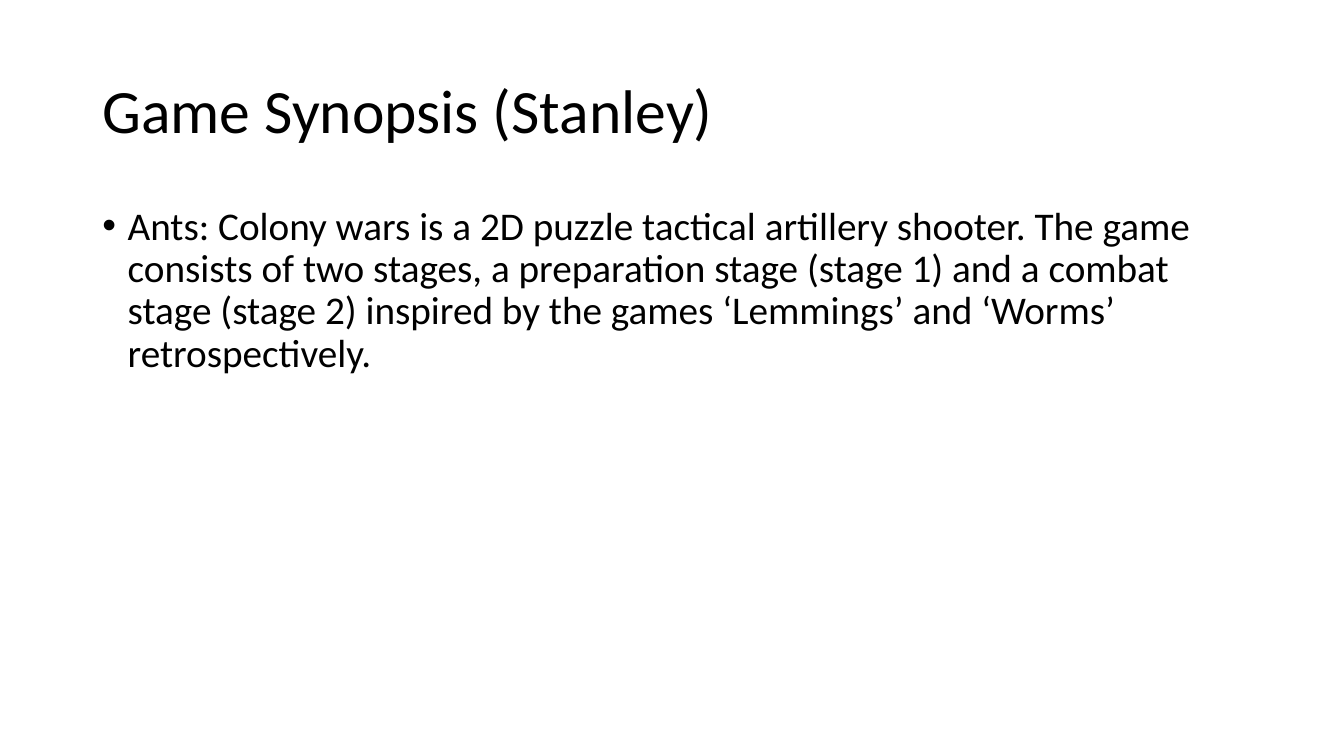
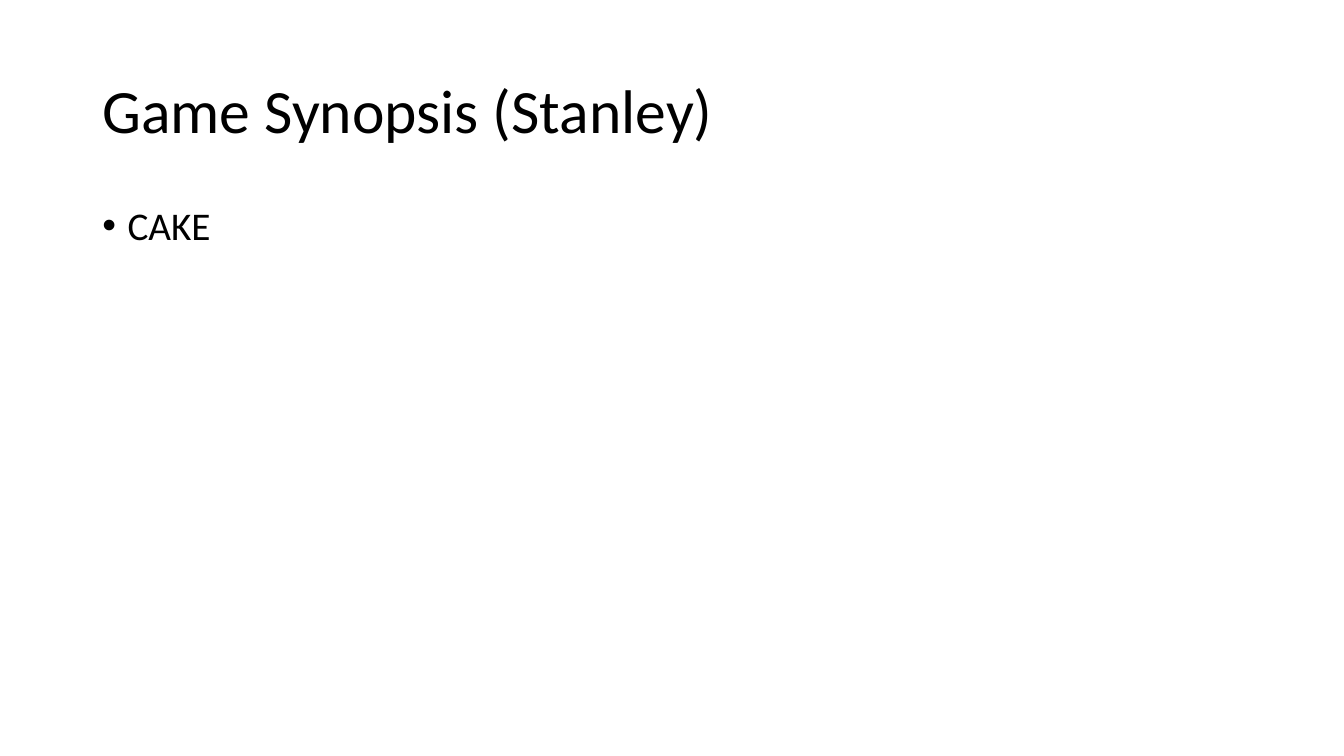
Before and after one commit to DannyStanley/TDEMO-, a slide deck: slide 2 of Video Presentation V2.pptx. Drawn at 1344x756 pixels with LibreOffice and Linux fonts; fonts in the diff are those of the drawing. Boxes give left, top, right and bottom in pixels: in the first picture for what was removed or moved away, otherwise in the second. Text is boxed around its words. In the diff, an @@ line names an element or a change of style, - is before the commit and + after.

```diff
--- a/Video Presentation V2.pptx
+++ b/Video Presentation V2.pptx
@@ text at <box>128,214,211,241</box>: text changed @@
-• Ants: Colony wars is a 2D puzzle tactical artillery shooter. The game consists of two stages, a preparation stage (stage 1) and a combat stage (stage 2) inspired by the games ‘Lemmings’ and ‘Worms’ retrospectively.
+• CAKE
```
Also in this commit, not shown: 7 other slides changed, 1 slide removed.
